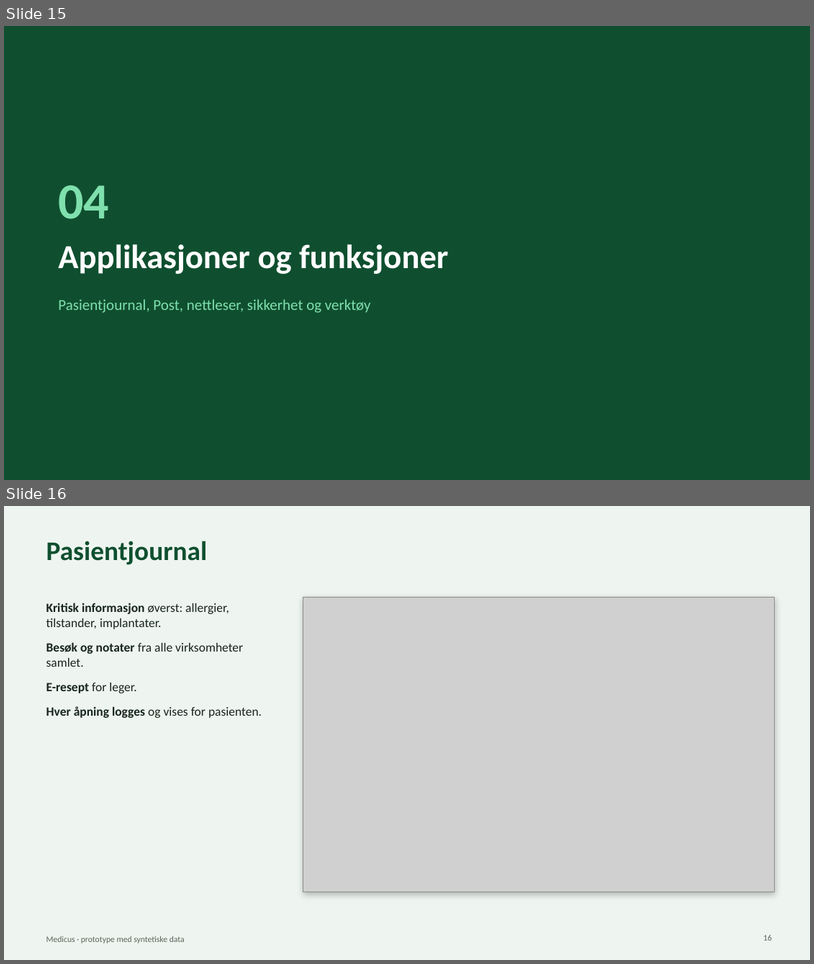
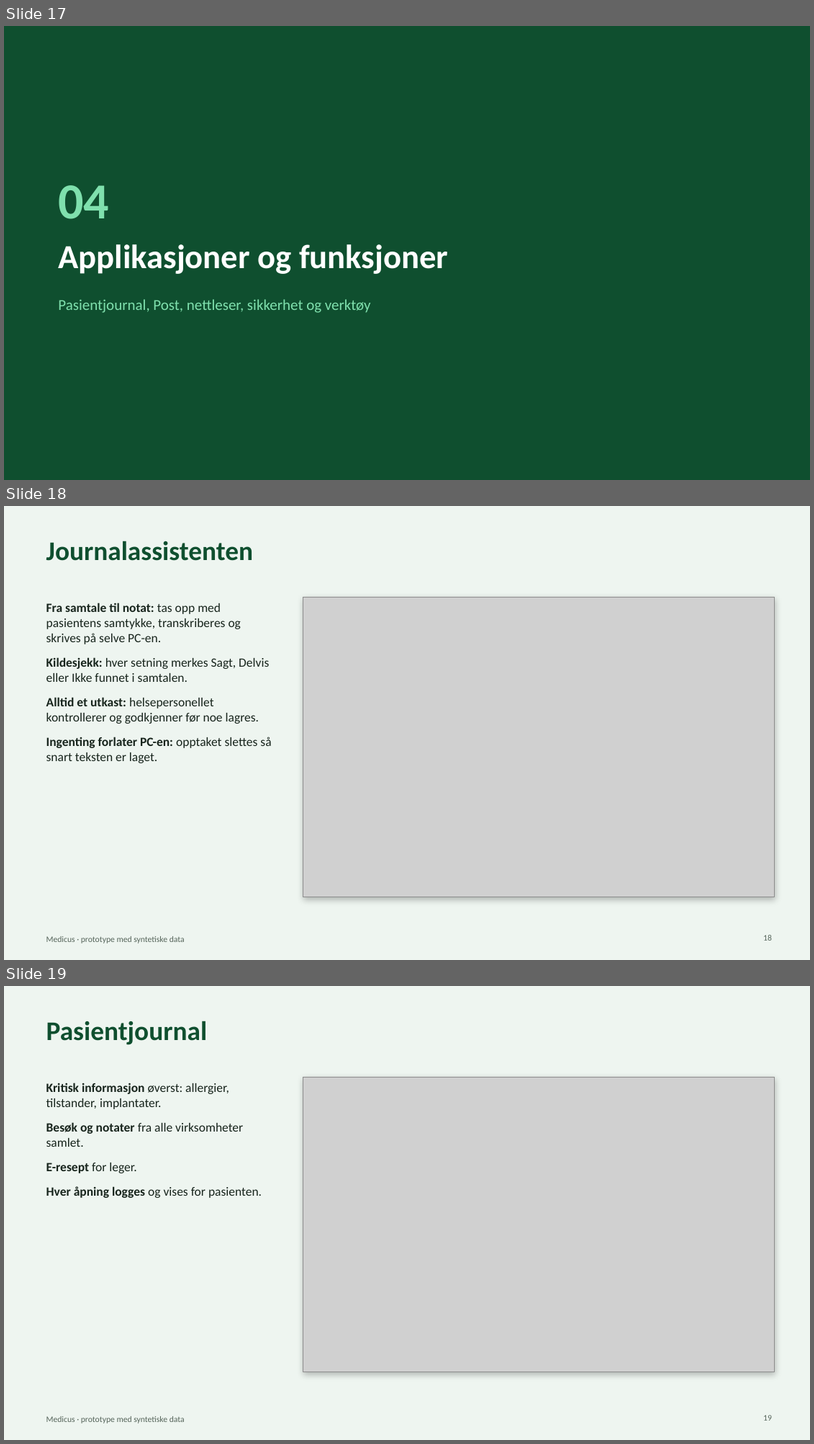
Before and after one commit to MusaMiyamoto/Medicus, a slide deck: docs/Medicus-presentasjon.pptx. Shown one above the other, each under a label of ours: slides 15 and 16 before the commit, slides 17, 18 and 19 after it. The pictures are 814x964 and 814x1444 pixels, drawn with LibreOffice and Linux fonts; fonts in the diff are those of the drawing; grey boxes stand for pictures. Boxes give left, top, right and bottom in pixels: in the first picture for what was removed or moved away, otherwise in the second. Text is boxed around its words. In the diff, an @@ line names an element or a change of style, - is before the commit and + after.

```diff
--- a/docs/Medicus-presentasjon.pptx
+++ b/docs/Medicus-presentasjon.pptx
@@ slide 18 added at <box>4,506,810,960</box>, background #EEF5F0; not listed: 1 template element that a slide beside it also shows @@
@@ title added at <box>46,541,253,561</box>, 32 pt, text #0F4F2F, bold @@
+Journalassistenten
@@ text added at <box>46,602,271,763</box>, 15 pt, text #17241C @@
+• Fra samtale til notat: tas opp med pasientens samtykke, transkriberes og skrives på selve PC-en.
+• Kildesjekk: hver setning merkes Sagt, Delvis eller Ikke funnet i samtalen.
+• Alltid et utkast: helsepersonellet kontrollerer og godkjenner før noe lagres.
+• Ingenting forlater PC-en: opptaket slettes så snart teksten er laget.
@@ rectangle added at <box>304,597,775,897</box>, fill #FFFFFF, outline #D2DDD5 0.75 pt @@
@@ picture added at <box>304,597,775,897</box> @@
@@ page number added at <box>764,934,772,940</box>, 10 pt, text #56655B @@
+18
@@ what was slide 15 is now slide 17 @@
@@ what was slide 16 is now slide 19 @@
```
Also in this commit, not shown: 3 slides changed, 5 other slides added, 3 other files.
